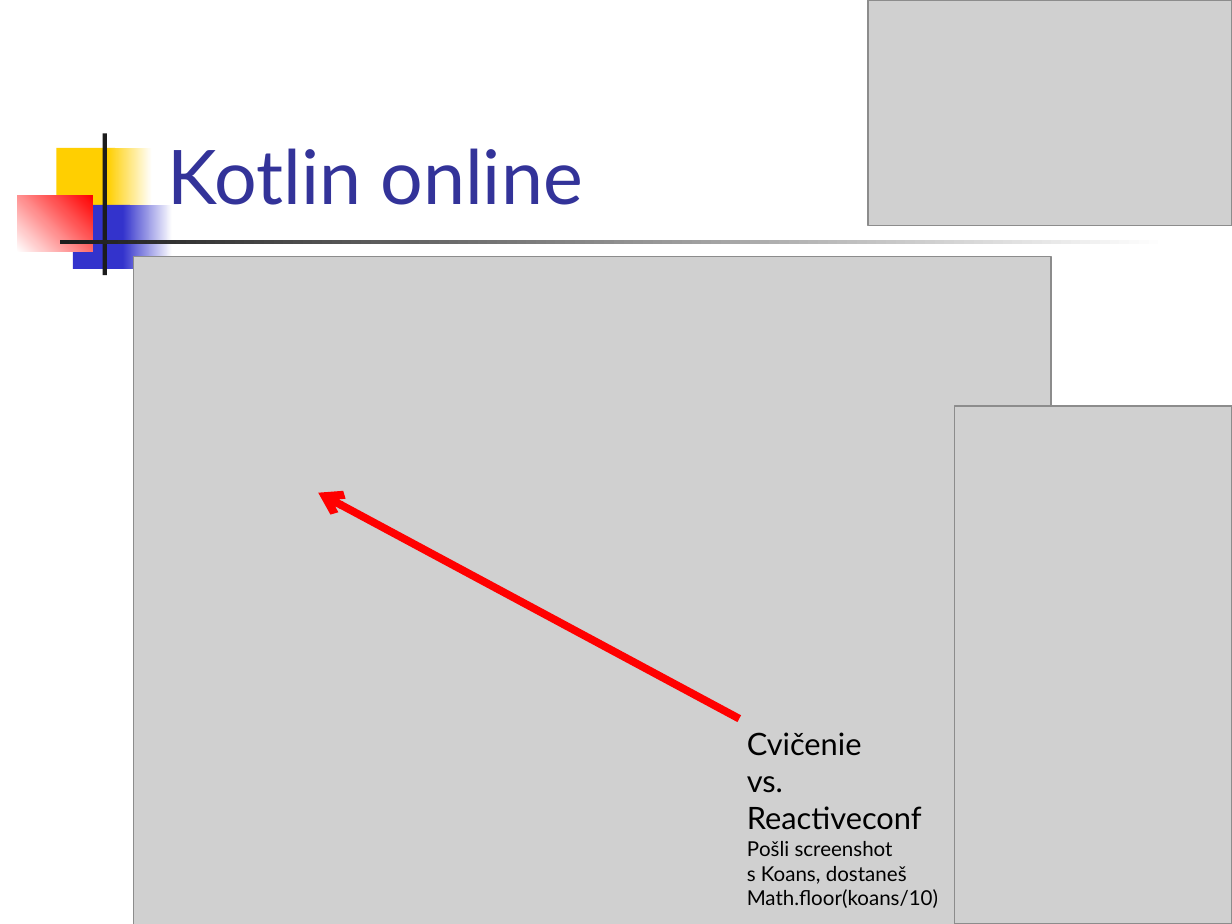
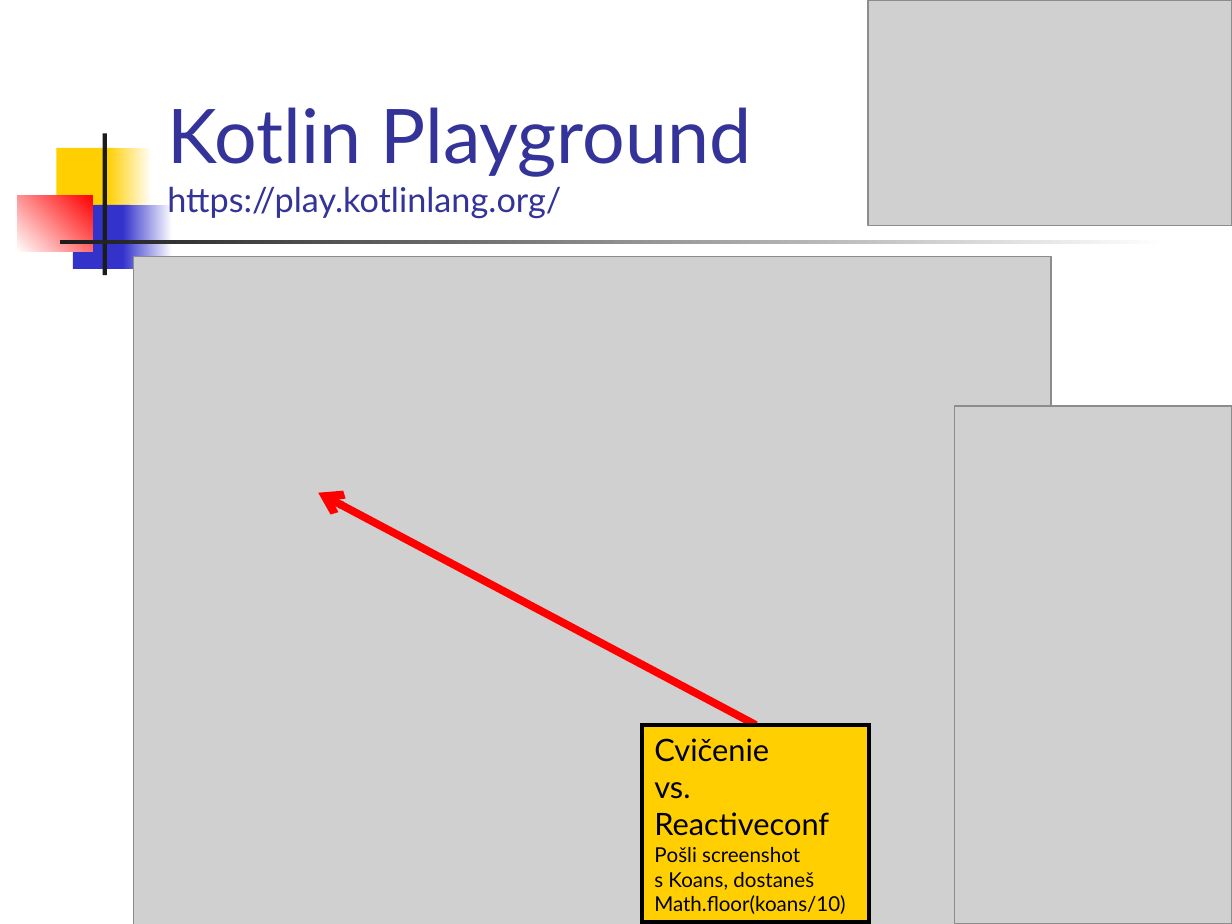
Before and after one commit to vmandro/Prednasky, a slide deck: slide 6 of 02/02_Kotlin.ppt. Drawn at 1232x924 pixels with LibreOffice and Linux fonts; fonts in the diff are those of the drawing; grey boxes stand for pictures. Boxes give left, top, right and bottom in pixels: in the first picture for what was removed or moved away, otherwise in the second. Text is boxed around its words. In the diff, an @@ line names an element or a change of style, - is before the commit and + after.

```diff
--- a/02/02_Kotlin.ppt
+++ b/02/02_Kotlin.ppt
@@ title at bbox=[167, 107, 752, 219]: text changed; size 44 to 20 pt @@
-Kotlin online
+Kotlin Playground
+https://play.kotlinlang.org/
@@ arrow moved from (739, 718) - (318, 493) to (755, 724) - (318, 493) @@
@@ rectangle "Cvičenie": place and size @@
-rectangle "Cvičenie" at bbox=[747, 732, 938, 908]
+rectangle "Cvičenie" at bbox=[642, 724, 869, 922]
@@ rectangle "Cvičenie" at bbox=[642, 724, 869, 922]: fill none to #FFCF01; outline none to #000000 2.24 pt @@
```
Also in this commit, not shown: 4 other slides changed, 5 slides added, 1 other file.
